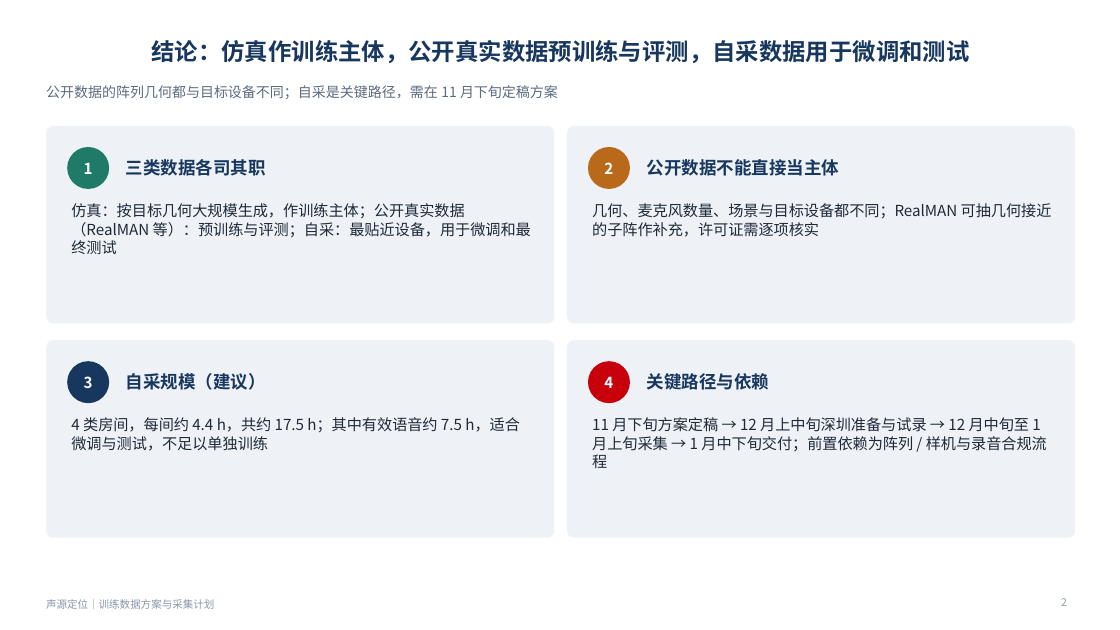
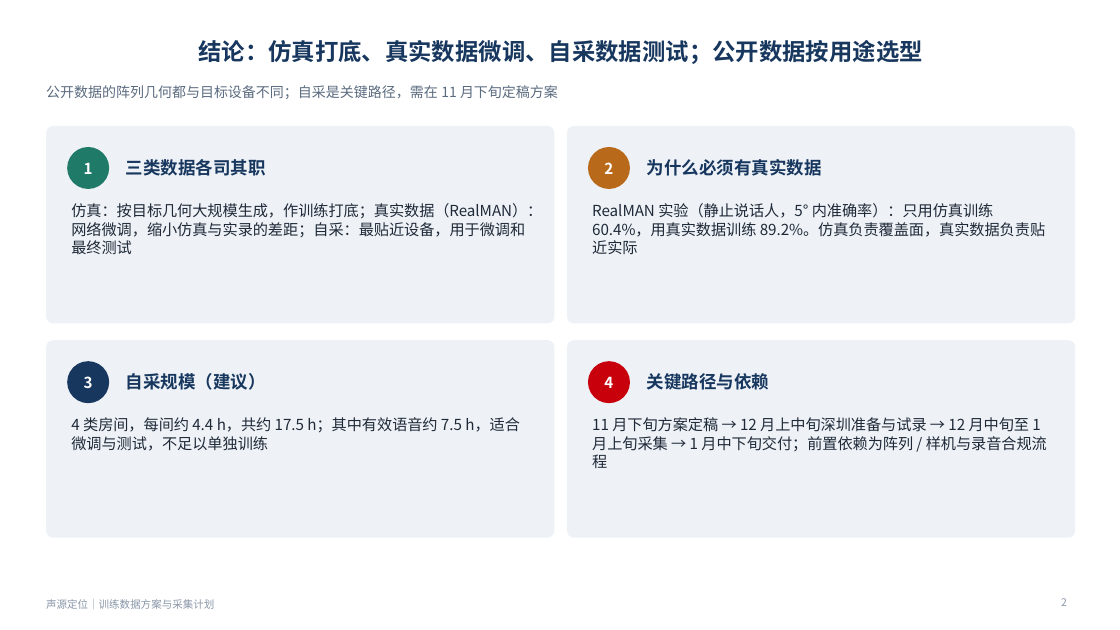
Before and after one commit to ZeroFoxxi/ssl-scene1, a slide deck: slide 2 of 训练数据方案与采集计划.pptx. Drawn at 1120x630 pixels with LibreOffice and Linux fonts; fonts in the diff are those of the drawing. Boxes give left, top, right and bottom in pixels: in the first picture for what was removed or moved away, otherwise in the second. Text is boxed around its words. In the diff, an @@ line names an element or a change of style, - is before the commit and + after.

```diff
--- a/训练数据方案与采集计划.pptx
+++ b/训练数据方案与采集计划.pptx
@@ title at <box>198,40,922,64</box>: text changed @@
-结论：仿真作训练主体，公开真实数据预训练与评测，自采数据用于微调和测试
+结论：仿真打底、真实数据微调、自采数据测试；公开数据按用途选型
@@ text at <box>647,159,822,176</box>: text changed @@
-公开数据不能直接当主体
+为什么必须有真实数据
@@ text at <box>71,203,542,254</box>: text changed @@
-仿真：按目标几何大规模生成，作训练主体；公开真实数据（RealMAN 等）：预训练与评测；自采：最贴近设备，用于微调和最终测试
+仿真：按目标几何大规模生成，作训练打底；真实数据（RealMAN）：网络微调，缩小仿真与实录的差距；自采：最贴近设备，用于微调和最终测试
@@ text at <box>592,203,1045,254</box>: text changed @@
-几何、麦克风数量、场景与目标设备都不同；RealMAN 可抽几何接近的子阵作补充，许可证需逐项核实
+RealMAN 实验（静止说话人，5° 内准确率）：只用仿真训练 60.4%，用真实数据训练 89.2%。仿真负责覆盖面，真实数据负责贴近实际
```
Also in this commit, not shown: 3 other slides changed, 1 slide added, 9 other files.
